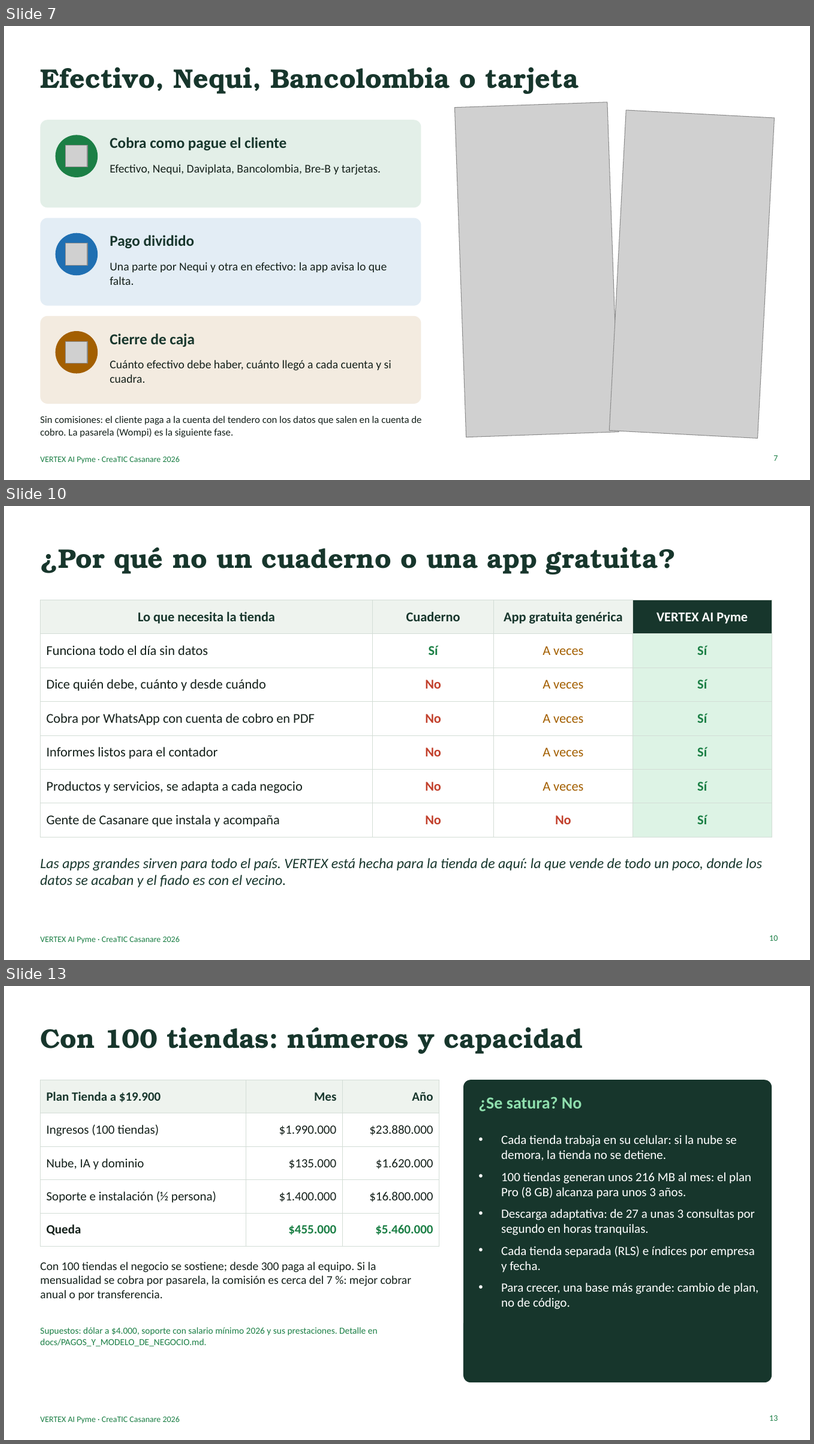
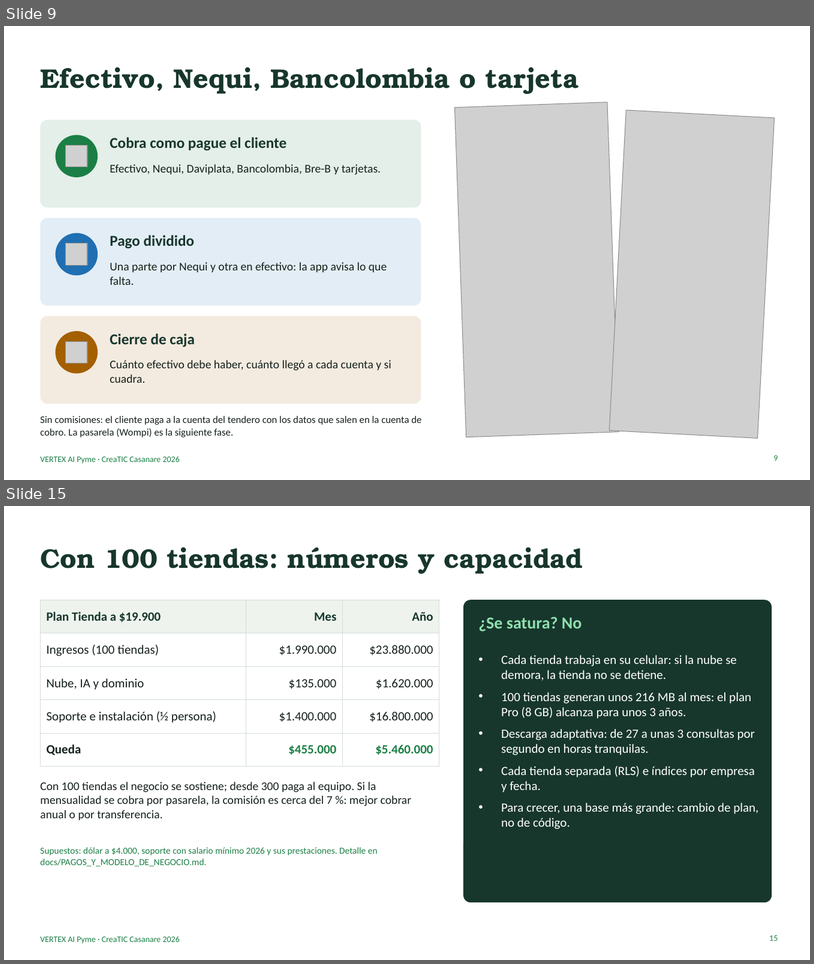
Before and after one commit to ingdavidortegaf-lab/vertex-ai-pyme, a slide deck: docs/pitch/VERTEX_AI_Pyme_Pitch.pptx. Shown one above the other, each under a label of ours: slides 7, 10 and 13 before the commit, slides 9 and 15 after it; the slides between them are not shown. The pictures are 814x1444 and 814x964 pixels, drawn with LibreOffice and Linux fonts; fonts in the diff are those of the drawing; grey boxes stand for pictures. Boxes give left, top, right and bottom in pixels: in the first picture for what was removed or moved away, otherwise in the second. Text is boxed around its words. In the diff, an @@ line names an element or a change of style, - is before the commit and + after.

```diff
--- a/docs/pitch/VERTEX_AI_Pyme_Pitch.pptx
+++ b/docs/pitch/VERTEX_AI_Pyme_Pitch.pptx
@@ slide 10 removed at (4, 506, 810, 960), background #FFFFFF; not listed: 1 template element that a slide beside it also shows @@
@@ title removed at (40, 547, 676, 574) @@
-¿Por qué no un cuaderno o una app gratuita?
@@ table removed at (40, 600, 772, 829), 7 rows, 4 columns @@
-Lo que necesita la tienda | Cuaderno | App gratuita genérica | VERTEX AI Pyme
-Funciona todo el día sin datos | Sí | A veces | Sí
-Dice quién debe, cuánto y desde cuándo | No | A veces | Sí
-Cobra por WhatsApp con cuenta de cobro en PDF | No | A veces | Sí
-Informes listos para el contador | No | A veces | Sí
-Productos y servicios, se adapta a cada negocio | No | A veces | Sí
-Gente de Casanare que instala y acompaña | No | No | Sí
@@ text removed at (40, 858, 762, 887) @@
-Las apps grandes sirven para todo el país. VERTEX está hecha para la tienda de aquí: la que vende de todo un poco, donde los datos se acaban y el fiado es con el vecino.
@@ page number removed at (770, 935, 778, 940) @@
-10
@@ what was slide 7 is now slide 9 @@
@@ page number at (774, 455, 778, 460): text changed @@
-7
+9
@@ what was slide 13 is now slide 15 @@
@@ page number at (770, 935, 778, 940): text changed @@
-13
+15
```
Also in this commit, not shown: 8 slides changed, 8 slides added, 4 other slides removed, 6 other files.
